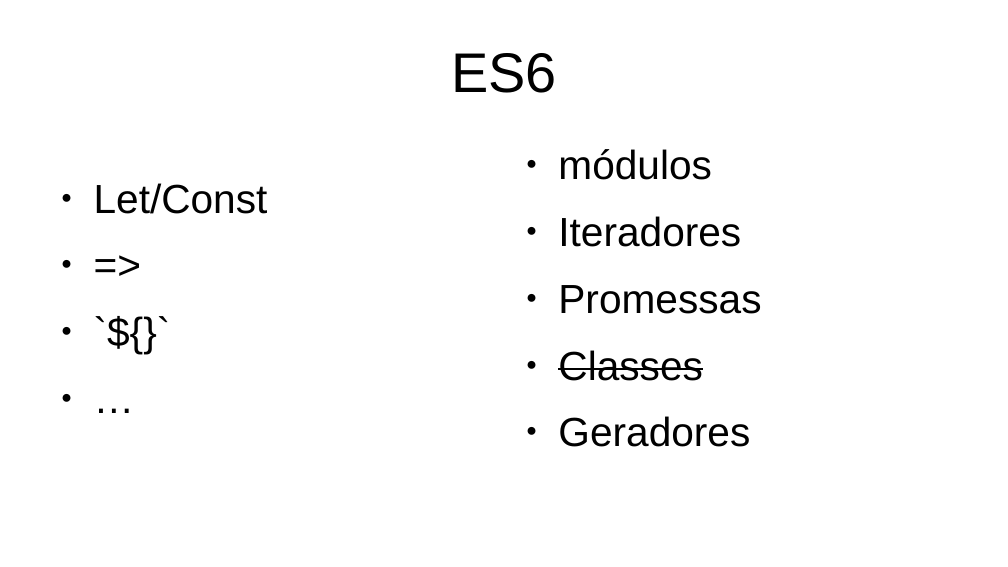
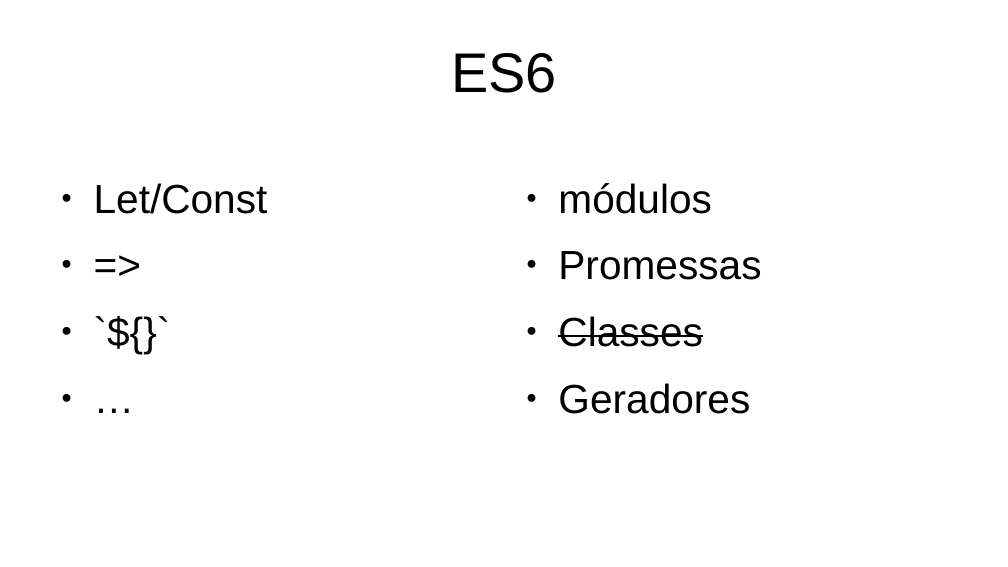
Before and after one commit to itacirgabral/redeflex, a slide deck: slide 4 of index.odp (slide 5 before the commit). Drawn at 1008x567 pixels with LibreOffice and Linux fonts; fonts in the diff are those of the drawing. Boxes give left, top, right and bottom in pixels: in the first picture for what was removed or moved away, otherwise in the second. Text is boxed around its words. In the diff, an @@ line names an element or a change of style, - is before the commit and + after.

```diff
--- a/index.odp
+++ b/index.odp
@@ text at (558, 216, 741, 247): paragraph removed @@
-● Iteradores
```
Also in this commit, not shown: 3 other slides changed, 1 slide removed, 6 other files.
